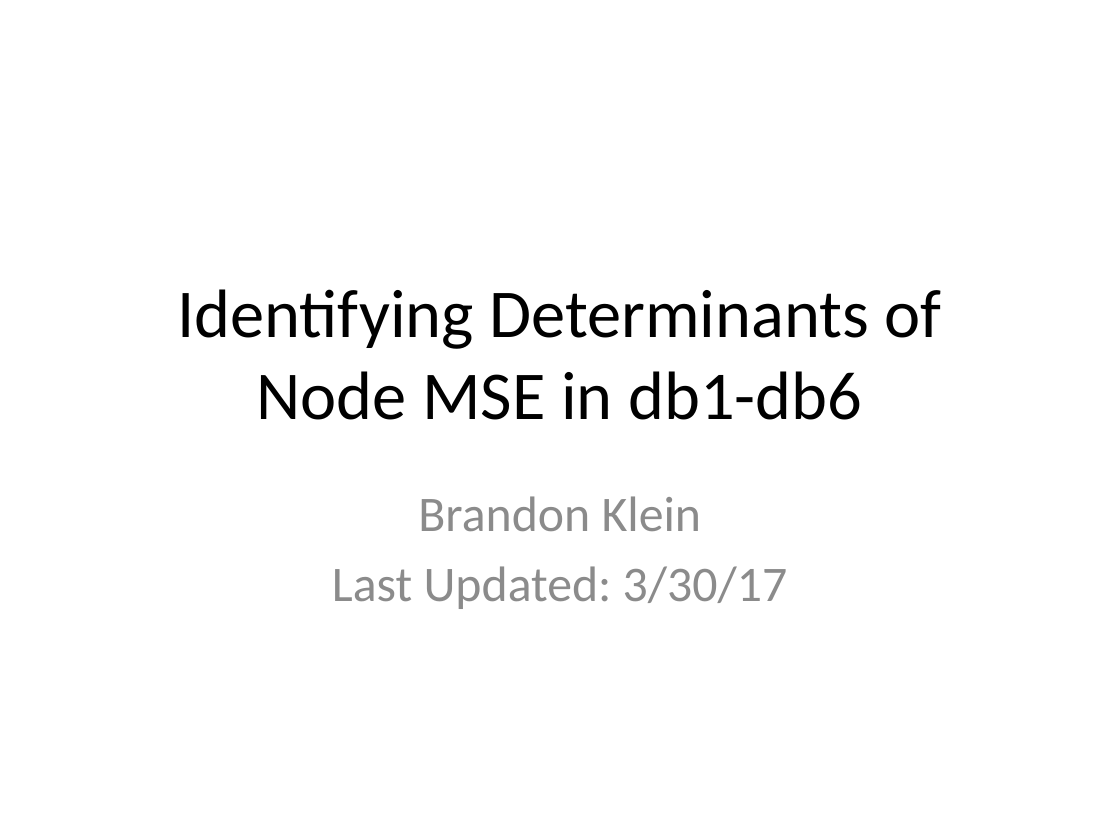
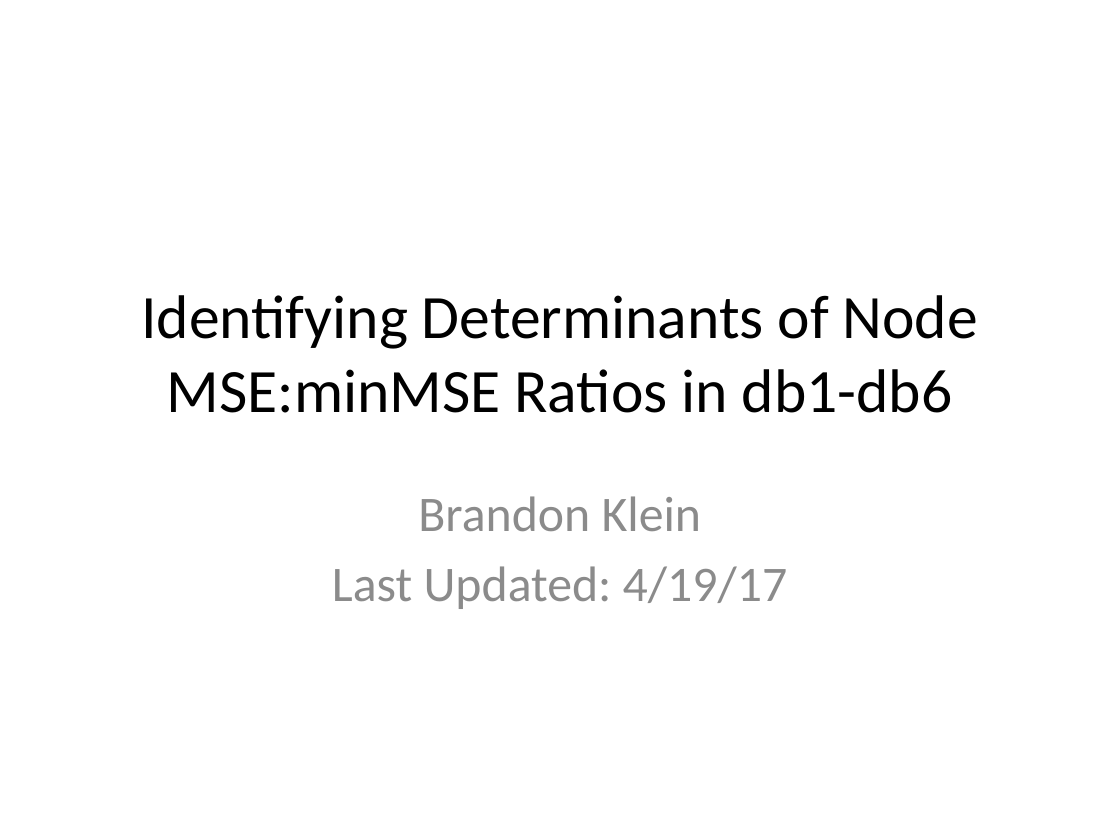
Before and after one commit to kdahlquist/DahlquistLab, a slide deck: slide 1 of data/Spring2017/15-gene_networks_analysis/db1-db6_Multiple-Regression_BK20170329.pptx. Drawn at 1120x840 pixels with LibreOffice and Linux fonts; fonts in the diff are those of the drawing. Boxes give left, top, right and bottom in pixels: in the first picture for what was removed or moved away, otherwise in the second. Text is boxed around its words. In the diff, an @@ line names an element or a change of style, - is before the commit and + after.

```diff
--- a/data/Spring2017/15-gene_networks_analysis/db1-db6_Multiple-Regression_BK20170329.pptx
+++ b/data/Spring2017/15-gene_networks_analysis/db1-db6_Multiple-Regression_BK20170329.pptx
@@ title at [141,295,978,413]: text changed; size 44 to 39.6 pt @@
-Identifying Determinants of Node MSE in db1-db6
+Identifying Determinants of Node MSE:minMSE Ratios in db1-db6
@@ subtitle at [332,566,788,609]: text changed @@
-Last Updated: 3/30/17
+Last Updated: 4/19/17
```
Also in this commit, not shown: 6 other slides changed, 4 slides added, 1 slide removed.
